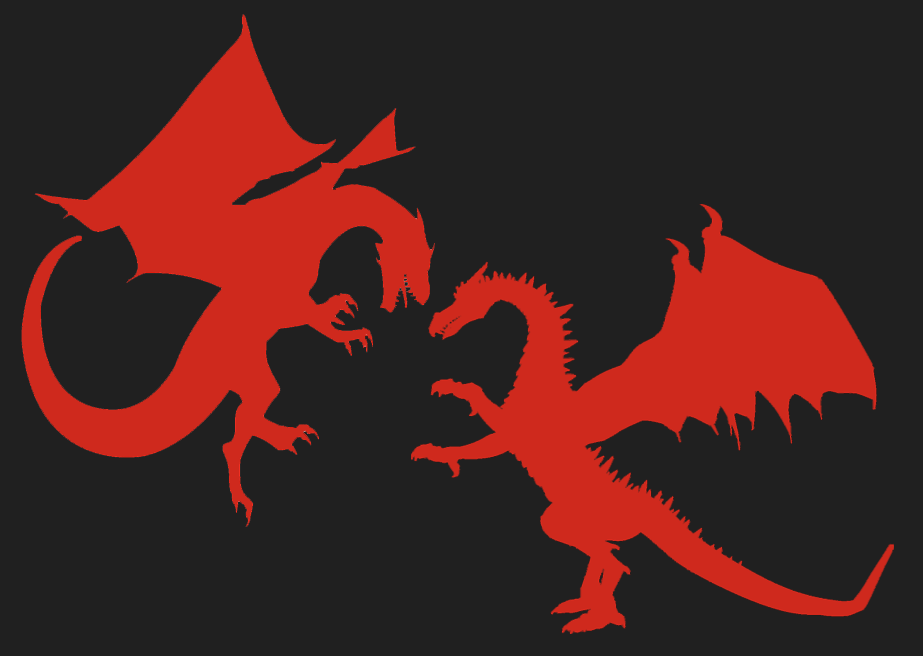
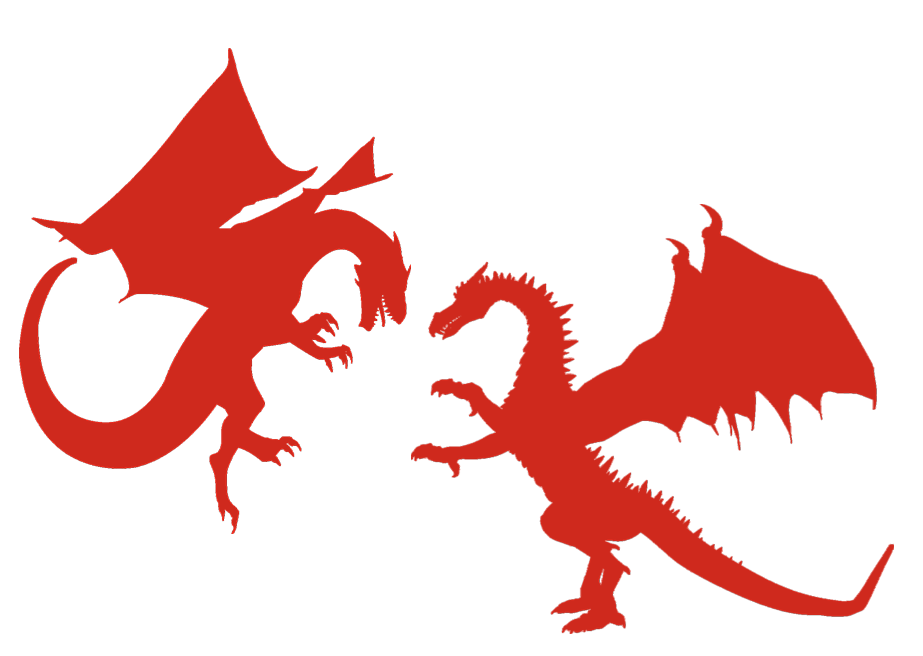
Revision of a layered 923px x 656px image; what changed, layer by layer:
added layer "red-dragon-2" above "Layer 0" over [19, 48, 411, 534]
removed layer "Background" over [0, 0, 923, 656]
